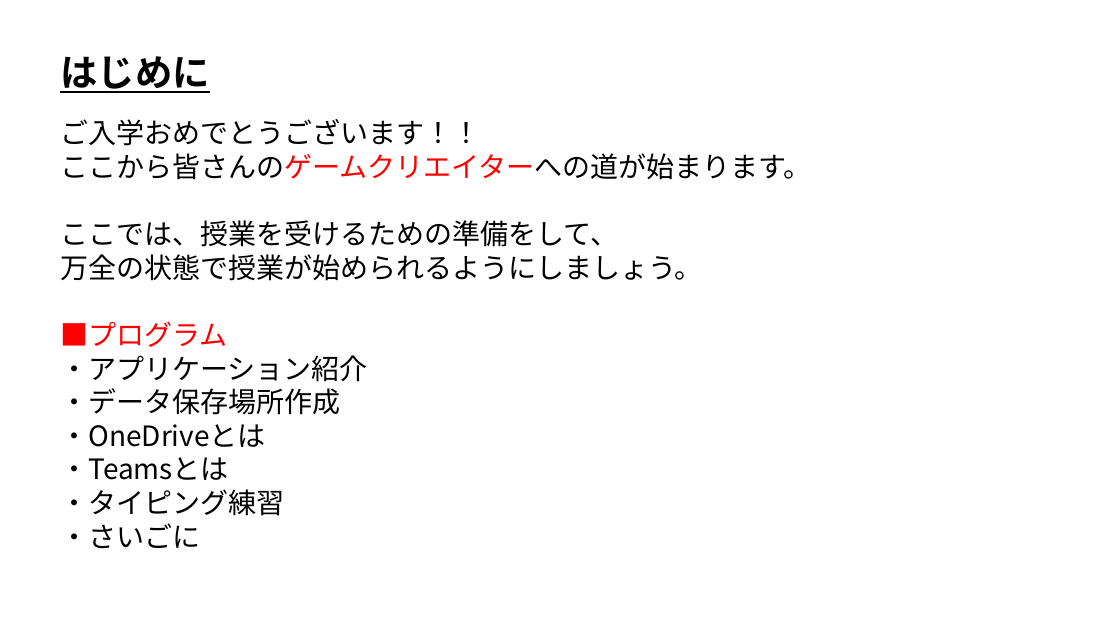
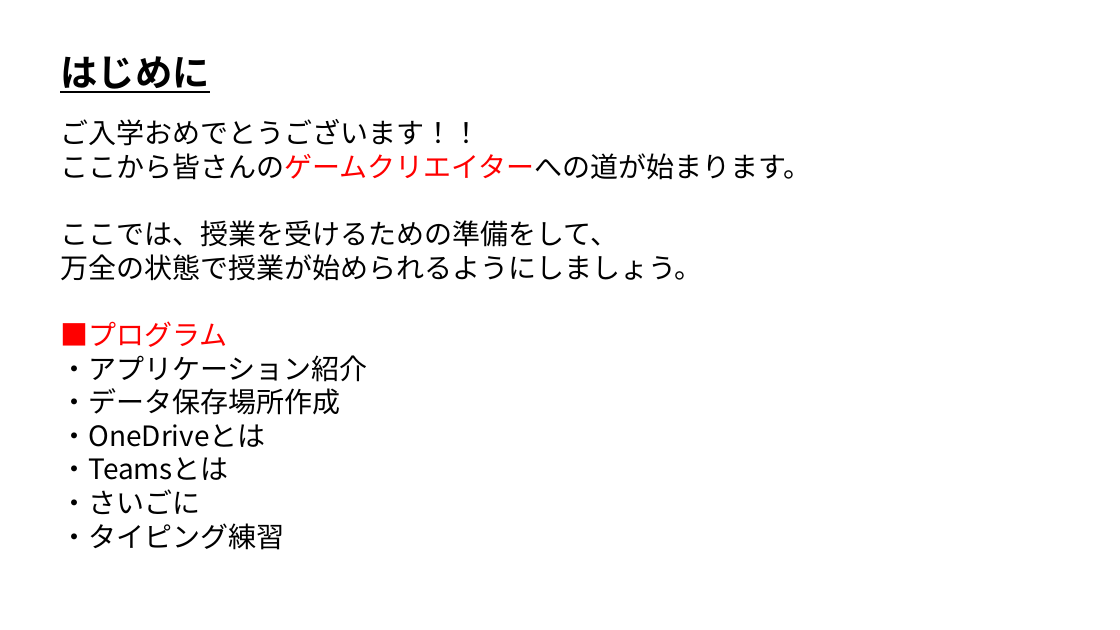
Before and after one commit to ArakiYusuke-Ohara/Textbook, a slide deck: slide 1 of その他/新入生ガイダンス/00_はじめに.pptx. Drawn at 1120x630 pixels with LibreOffice and Linux fonts; fonts in the diff are those of the drawing. Boxes give left, top, right and bottom in pixels: in the first picture for what was removed or moved away, otherwise in the second. Text is boxed around its words. In the diff, an @@ line names an element or a change of style, - is before the commit and + after.

Commit message:
はじめに修正

```diff
--- a/その他/新入生ガイダンス/00_はじめに.pptx
+++ b/その他/新入生ガイダンス/00_はじめに.pptx
@@ text at (60, 489, 200, 514): paragraph added @@
+・さいごに
@@ text at (60, 523, 200, 548): paragraph removed @@
-・さいごに
```
